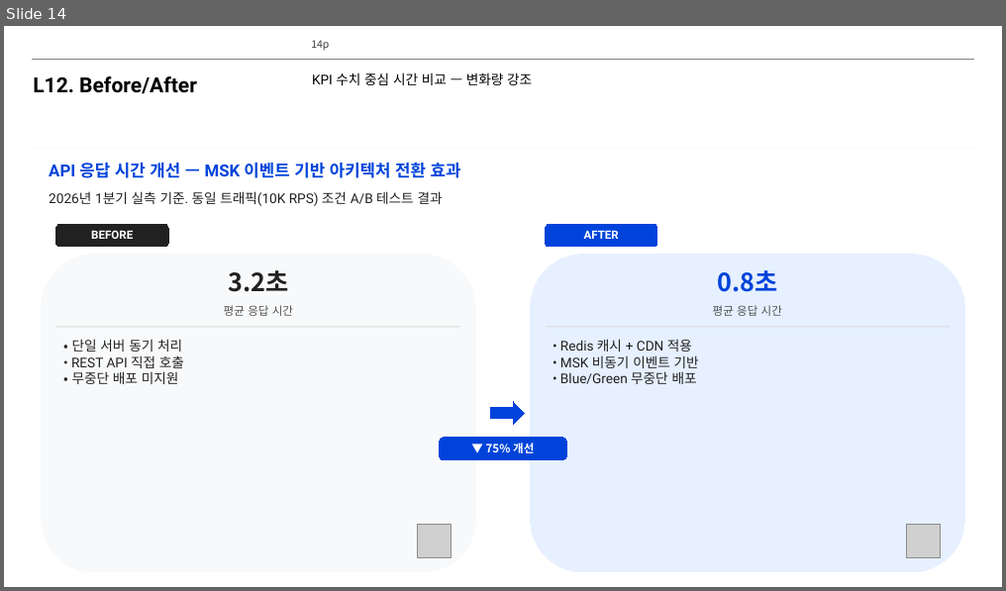
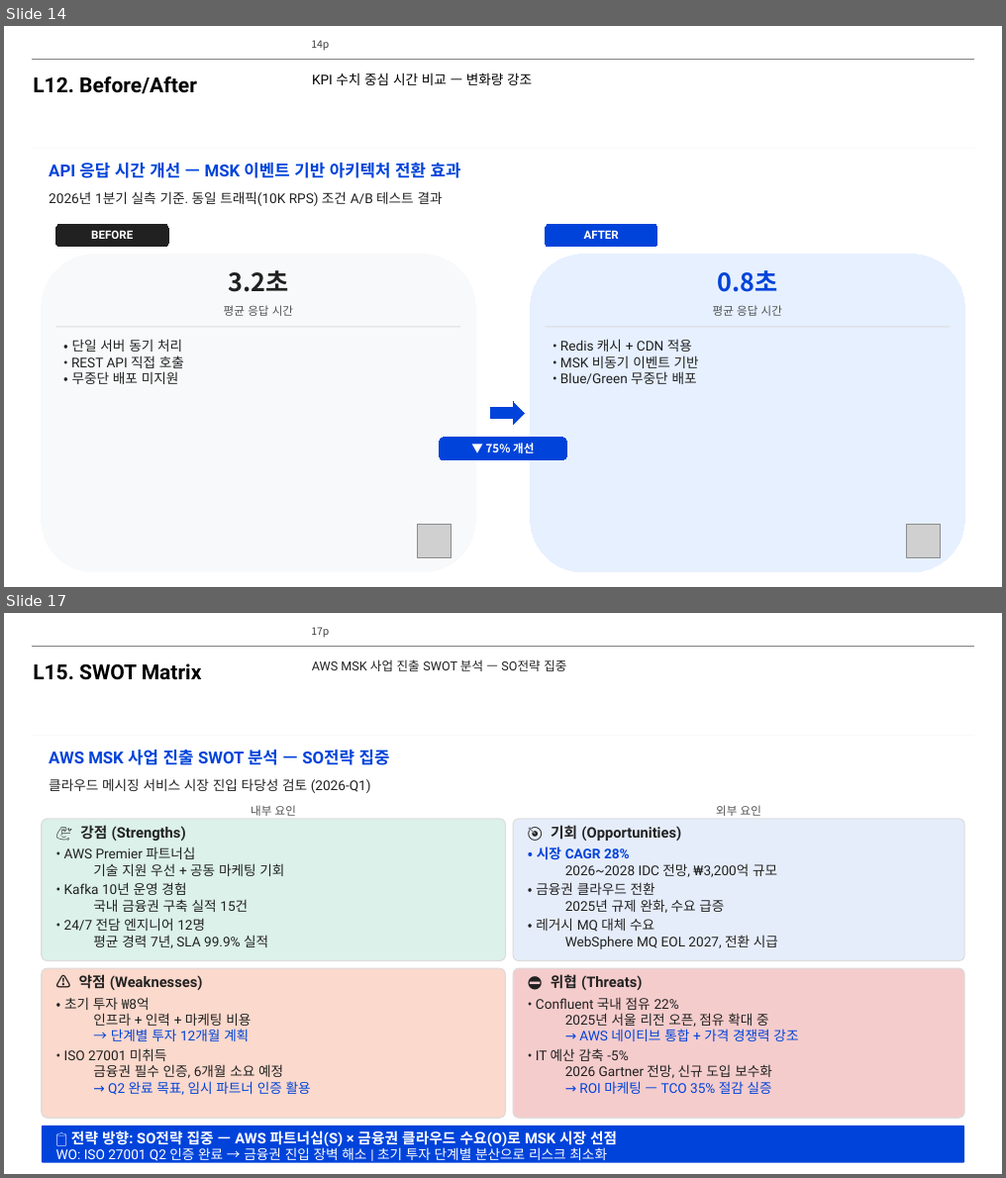
Before and after one commit to lhs6395-hslee/project-steer, a slide deck: results/pptx/AWS_MSK_Expert_Intro.pptx. Shown one above the other, each under a label of ours: slide 14 before the commit, slides 14 and 17 after it; the slides between them are not shown. The pictures are 1006x591 and 1006x1178 pixels, drawn with LibreOffice and Linux fonts; fonts in the diff are those of the drawing; grey boxes stand for pictures; background and template pictures are left out. Boxes give left, top, right and bottom in pixels: in the first picture for what was removed or moved away, otherwise in the second. Text is boxed around its words. In the diff, an @@ line names an element or a change of style, - is before the commit and + after.

```diff
--- a/results/pptx/AWS_MSK_Expert_Intro.pptx
+++ b/results/pptx/AWS_MSK_Expert_Intro.pptx
@@ slide 17 added at [4, 613, 1002, 1174], background #FFFFFF; not listed: 3 template elements that a slide beside it also shows @@
@@ text added at [33, 663, 202, 680], 20 pt, text #000000, bold @@
+L15. SWOT Matrix
@@ text added at [312, 660, 566, 671], 12 pt, text #212121 @@
+AWS MSK 사업 진출 SWOT 분석 — SO전략 집중
@@ text added at [49, 750, 390, 765], 16 pt, text #0043DA, bold @@
+AWS MSK 사업 진출 SWOT 분석 — SO전략 집중
@@ text added at [49, 778, 371, 793], 13 pt, text #212121 @@
+클라우드 메시징 서비스 시장 진입 타당성 검토 (2026-Q1)
@@ rounded rectangle added at [42, 819, 506, 961], fill #DBF1E9, outline #DCDCDC 1 pt @@
@@ text added at [251, 805, 296, 816], 11 pt, text #505050 @@
+내부 요인
@@ rounded rectangle added at [513, 819, 964, 961], fill #E6EDFA, outline #DCDCDC 1 pt @@
@@ text added at [716, 805, 761, 816], 11 pt, text #505050 @@
+외부 요인
@@ text added at [64, 847, 284, 949], 13 pt, text #212121 @@
+• AWS Premier 파트너십
+  기술 지원 우선 + 공동 마케팅 기회
+• Kafka 10년 운영 경험
+  국내 금융권 구축 실적 15건
+• 24/7 전담 엔지니어 12명
+  평균 경력 7년, SLA 99.9% 실적
@@ text added at [80, 825, 186, 841], 14 pt, text #212121, bold @@
+💪 강점 (Strengths)
@@ text added at [536, 847, 778, 950], 13 pt, text #212121 @@
+• 시장 CAGR 28%
+  2026~2028 IDC 전망, ₩3,200억 규모
+• 금융권 클라우드 전환
+  2025년 규제 완화, 수요 급증
+• 레거시 MQ 대체 수요
+  WebSphere MQ EOL 2027, 전환 시급
@@ text added at [550, 825, 681, 841], 14 pt, text #212121, bold @@
+🎯 기회 (Opportunities)
@@ rounded rectangle added at [42, 968, 506, 1118], fill #FBD9CC, outline #DCDCDC 1 pt @@
@@ rounded rectangle added at [513, 968, 964, 1118], fill #F5CCCC, outline #DCDCDC 1 pt @@
@@ text added at [64, 997, 311, 1095], 13 pt, text #212121 @@
+• 초기 투자 ₩8억
+  인프라 + 인력 + 마케팅 비용
+  → 단계별 투자 12개월 계획
+• ISO 27001 미취득
+  금융권 필수 인증, 6개월 소요 예정
+  → Q2 완료 목표, 임시 파트너 인증 활용
@@ text added at [79, 974, 203, 990], 14 pt, text #212121, bold @@
+⚠️ 약점 (Weaknesses)
@@ text added at [536, 997, 798, 1094], 13 pt, text #212121 @@
+• Confluent 국내 점유 22%
+  2025년 서울 리전 오픈, 점유 확대 중
+  → AWS 네이티브 통합 + 가격 경쟁력 강조
+• IT 예산 감축 -5%
+  2026 Gartner 전망, 신규 도입 보수화
+  → ROI 마케팅 — TCO 35% 절감 실증
@@ text added at [550, 974, 642, 990], 14 pt, text #212121, bold @@
+⛔ 위협 (Threats)
@@ rounded rectangle added at [42, 1126, 964, 1163], fill #0043DA @@
@@ text added at [56, 1131, 617, 1164], 13 pt, text #FFFFFF @@
+📋 전략 방향: SO전략 집중 — AWS 파트너십(S) × 금융권 클라우드 수요(O)로 MSK 시장 선점
+WO: ISO 27001 Q2 인증 완료 → 금융권 진입 장벽 해소 | 초기 투자 단계별 분산으로 리스크 최소화
```
Also in this commit, not shown: 8 slides changed, 7 other slides added, 9 other files.
